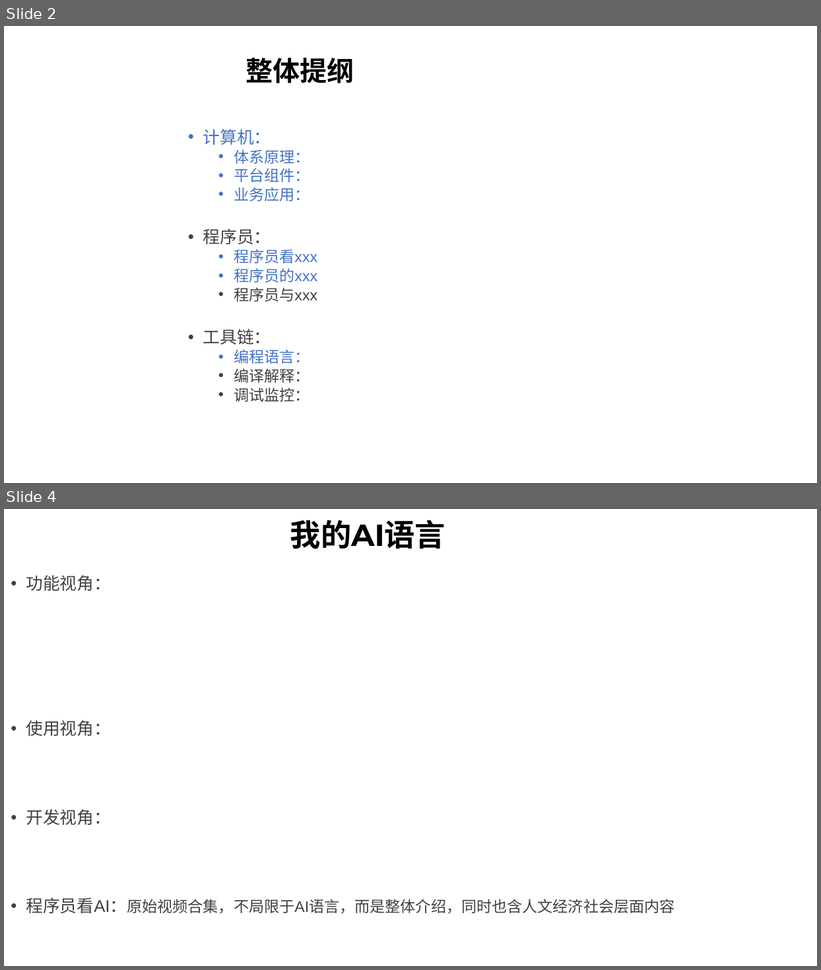
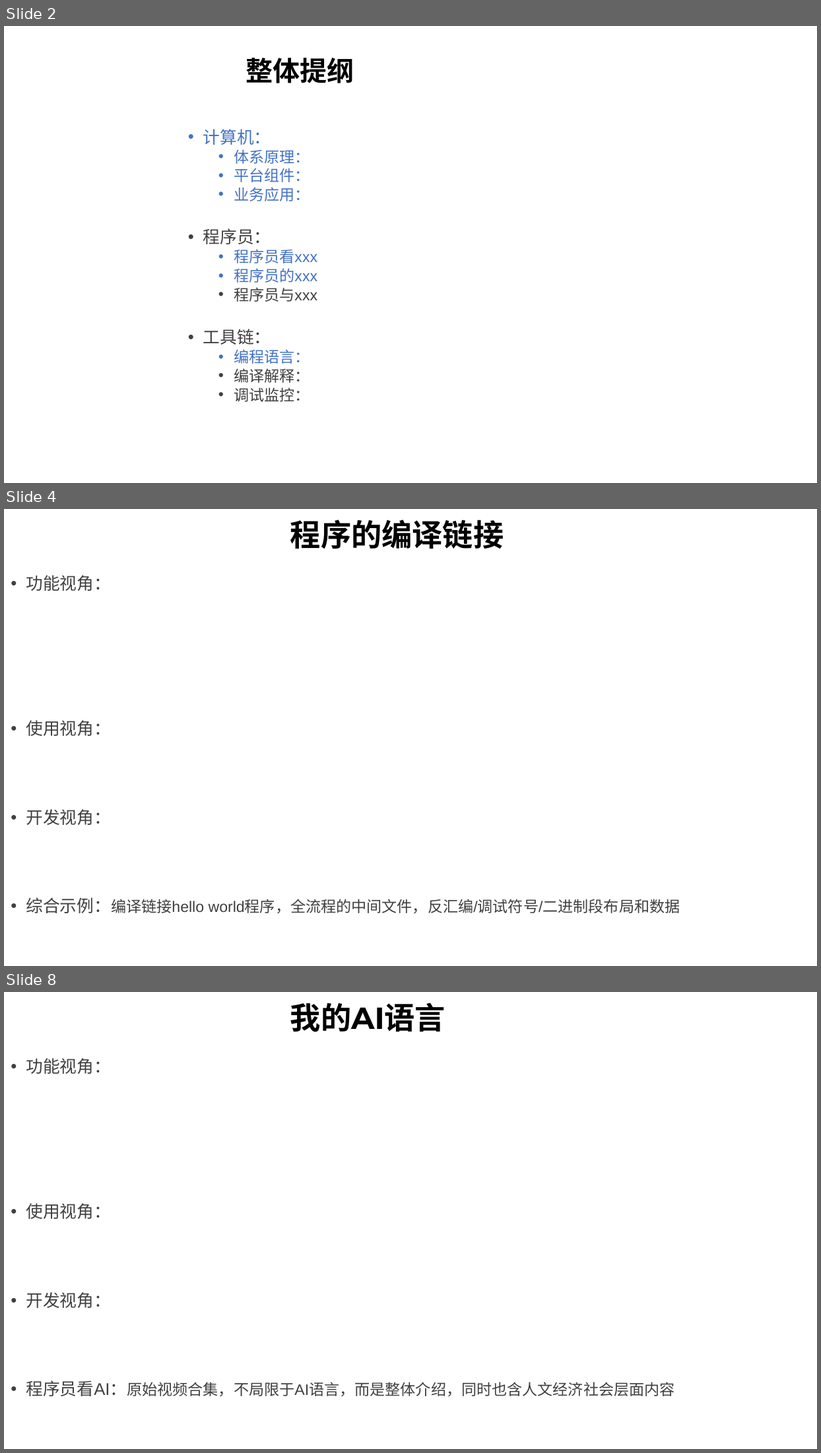
Before and after one commit to GavinKoeng/it-talks, a slide deck: it-talks.pptx. Shown one above the other, each under a label of ours: slides 2 and 4 before the commit, slides 2, 4 and 8 after it; the slides between them are not shown. The pictures are 821x970 and 821x1453 pixels, drawn with LibreOffice and Linux fonts; fonts in the diff are those of the drawing. Boxes give left, top, right and bottom in pixels: in the first picture for what was removed or moved away, otherwise in the second. Text is boxed around its words. In the diff, an @@ line names an element or a change of style, - is before the commit and + after.

Commit message:
增加"程序的编译链接"视频组提纲

```diff
--- a/it-talks.pptx
+++ b/it-talks.pptx
@@ slide 4 added at (x1=4, y1=509, x2=817, y2=966), background #FFFFFF @@
@@ title added at (x1=290, y1=520, x2=504, y2=549), 36 pt, text #000000, bold @@
+程序的编译链接
@@ text added at (x1=26, y1=575, x2=680, y2=914), 18 pt, text #404040 @@
+• 功能视角：
+• 使用视角：
+• 开发视角：
+• 综合示例：编译链接hello world程序，全流程的中间文件，反汇编/调试符号/二进制段布局和数据
@@ what was slide 4 is now slide 8 @@
```
Also in this commit, not shown: 1 slide changed, 3 other slides added, 2 other files.
